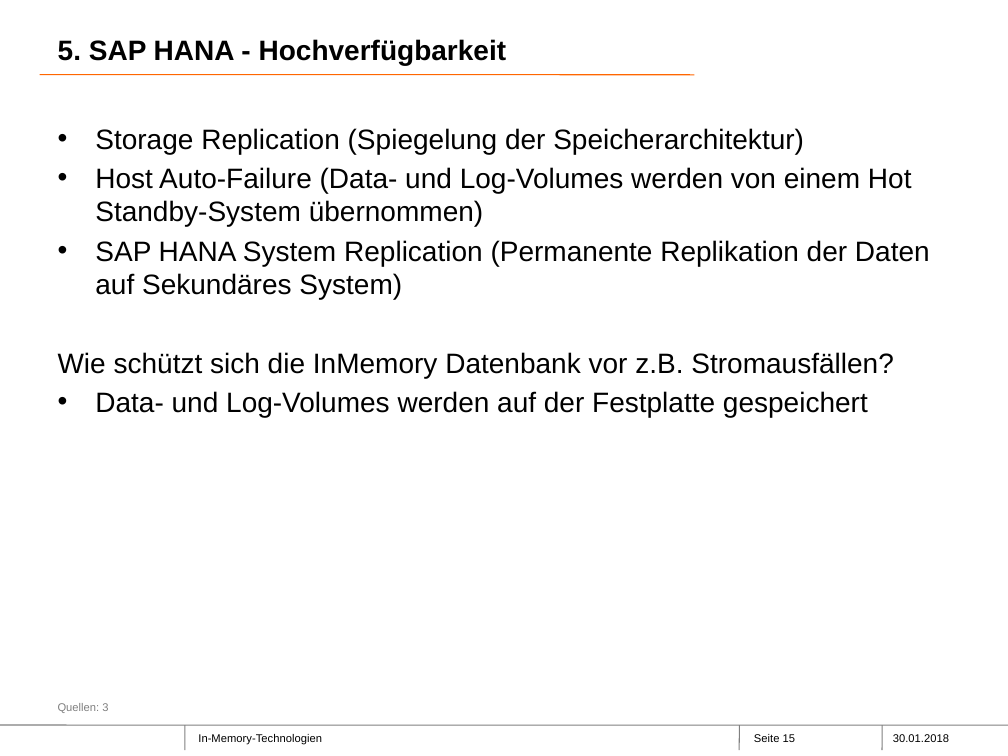
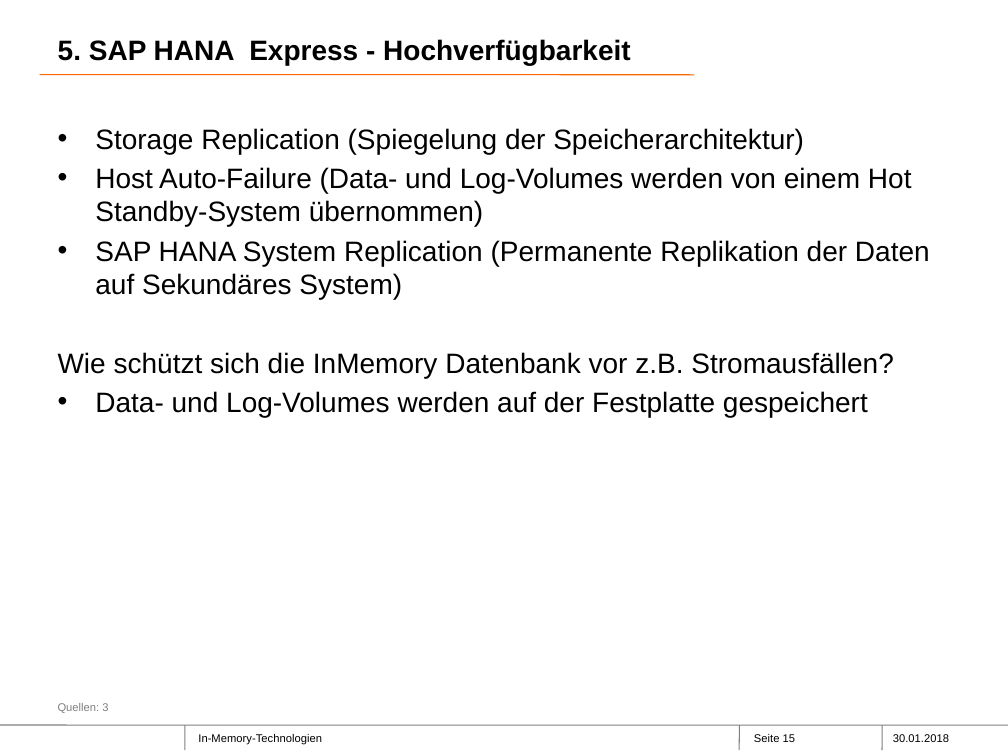
Before and after one commit to Philwi/ProjektseminarInMemory, a slide deck: slide 15 of FINAL.pptx. Drawn at 1008x756 pixels with LibreOffice and Linux fonts; fonts in the diff are those of the drawing; background and template pictures are left out. Boxes give left, top, right and bottom in pixels: in the first picture for what was removed or moved away, otherwise in the second. Text is boxed around its words. In the diff, an @@ line names an element or a change of style, - is before the commit and + after.

```diff
--- a/FINAL.pptx
+++ b/FINAL.pptx
@@ title at [58,39,631,65]: text changed @@
-5. SAP HANA - Hochverfügbarkeit
+5. SAP HANA Express - Hochverfügbarkeit
```
Also in this commit, not shown: 10 other slides changed.
